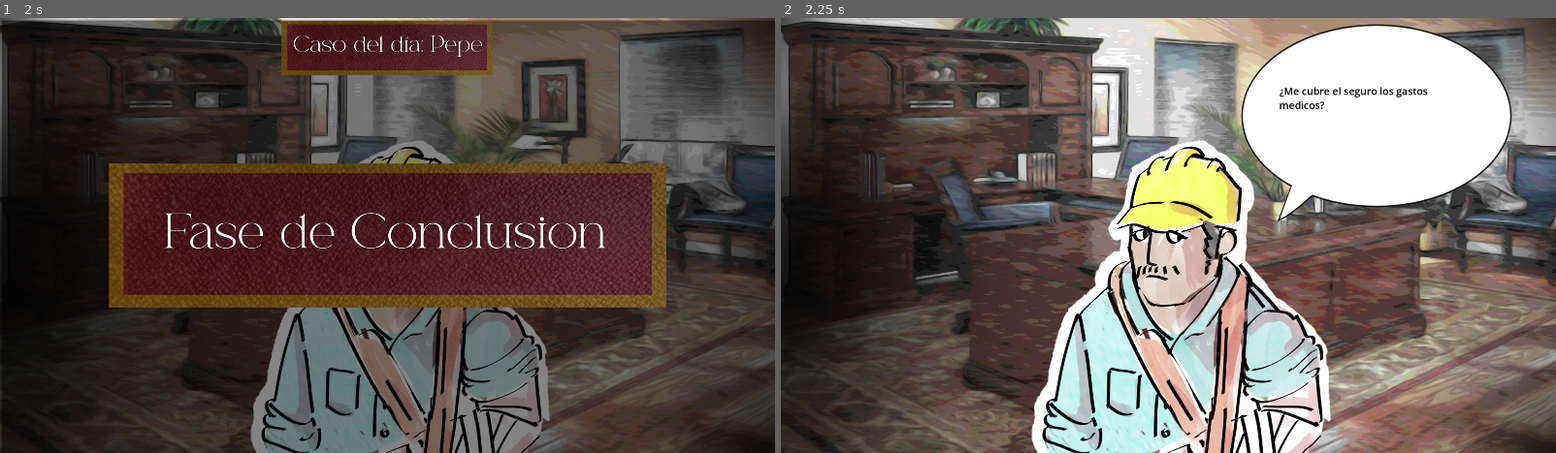
Above: before the commit, frames 1-2 (left to right).
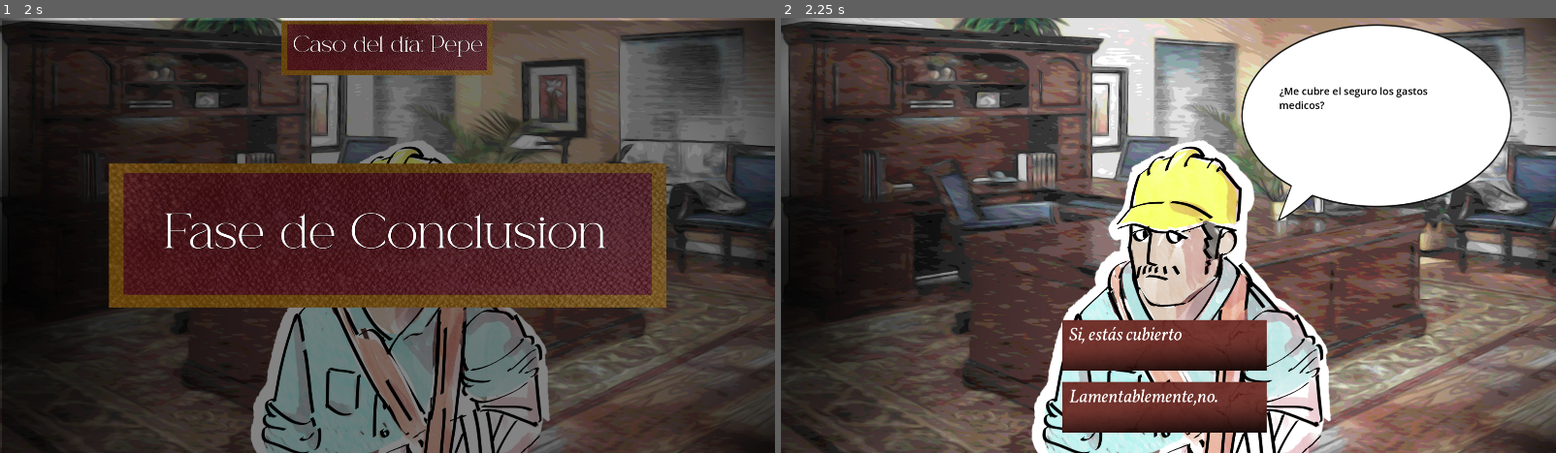
Above: after the commit, the same moments.

Repository: lena-agrimensora/maria-tapias
Game: Godot game, scene res://scenes/conclusion_phase.tscn
Same seed, same stepped clock (60 frames per second), same inputs: the game is played once before the commit and once after it. This scene is started directly instead of the project's main scene.
Inputs (mouse positions are in pixels of both pictures, inside the frame that each line leads up to):
- Up to frame 1 (2 s): tap Enter at 0.5 s; move the mouse to (558, 213) at 0.52 s; tap Space at 1.25 s; move the mouse to (232, 257) at 1.27 s
- Up to frame 2 (2.25 s): tap Enter at 2 s; move the mouse to (1246, 139) at 2.02 s

Frame 1 is identical in both runs. In frame 2, 6.2% of the frame differs, in the area x 36-63%, y 69-96%.

Commit message:
new signal added to player conclusion response

Diff:
--- a/dialogues/all_player_conclusions.json
+++ b/dialogues/all_player_conclusions.json
@@ -4,7 +4,7 @@
 			"id": "answ_pepe_1",
 			"q_ref": "npc_q_pepe_1",
 			"display_text":"Si, estás cubierto",
-			"is_correct":"true", //pepe
+			"is_correct":"true",
 			"right_hints": "Si, el siniestro se dio en el colectivo, 30 minutos antes de ingresar a la fabrica.",
 			"wrong_hints":"Si, estas cubierto....no se bien por qué",
 			"hints":["golpe_cabeza","golpe_colectivo"],
--- a/scenes/player_answer.gd
+++ b/scenes/player_answer.gd
@@ -6,11 +6,10 @@
 @onready var right_hints
 @onready var wrong_hints
 @onready var hints_ref
+@onready var q_ref
+
+signal on_answer_emit
 
 func _on_pressed() -> void:
-	print("Id: ", id)
-	print("Is correct: ", is_correct)
-	print("Right Hints: ", right_hints)
-	print("Wrong Hints: ", wrong_hints)
-	print("all hints: ", hints_ref)
+	on_answer_emit.emit([id, q_ref, is_correct, right_hints, wrong_hints, hints_ref])
 	pass
--- a/scripts/conclusions_manager.gd
+++ b/scripts/conclusions_manager.gd
@@ -3,7 +3,7 @@
 
 @export var character_name: String
 var npc_questions: Array = []
-var conclusions: Array = []
+var conclusions  : Array = []
 var initial_index: int = 0
 var current_question
 
@@ -38,6 +38,13 @@
 			button.right_hints = conc.right_hints if conc.right_hints != null else ""
 			button.wrong_hints = conc.wrong_hints if conc.wrong_hints != null else ""
 			button.hints_ref = conc.hints if conc.hints != null else []
+			button.q_ref = conc.q_ref
 			button.visible = true
+			button.connect("on_answer_emit", Callable(self, "handle_player_response"))
 			i+=1
 	pass
+
+func handle_player_response(args: Array) -> void:
+	print("recibi increibles args: ", args)
+	print("Y tenia la sig pregunta: ", current_question)
+	pass
